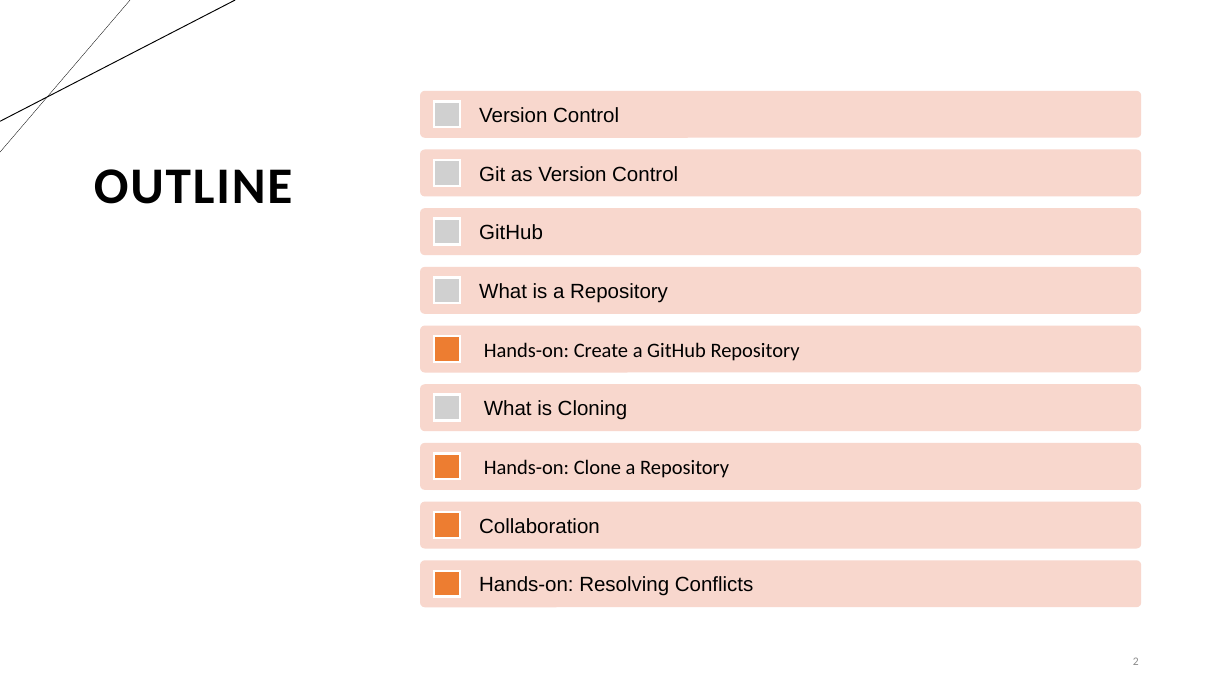
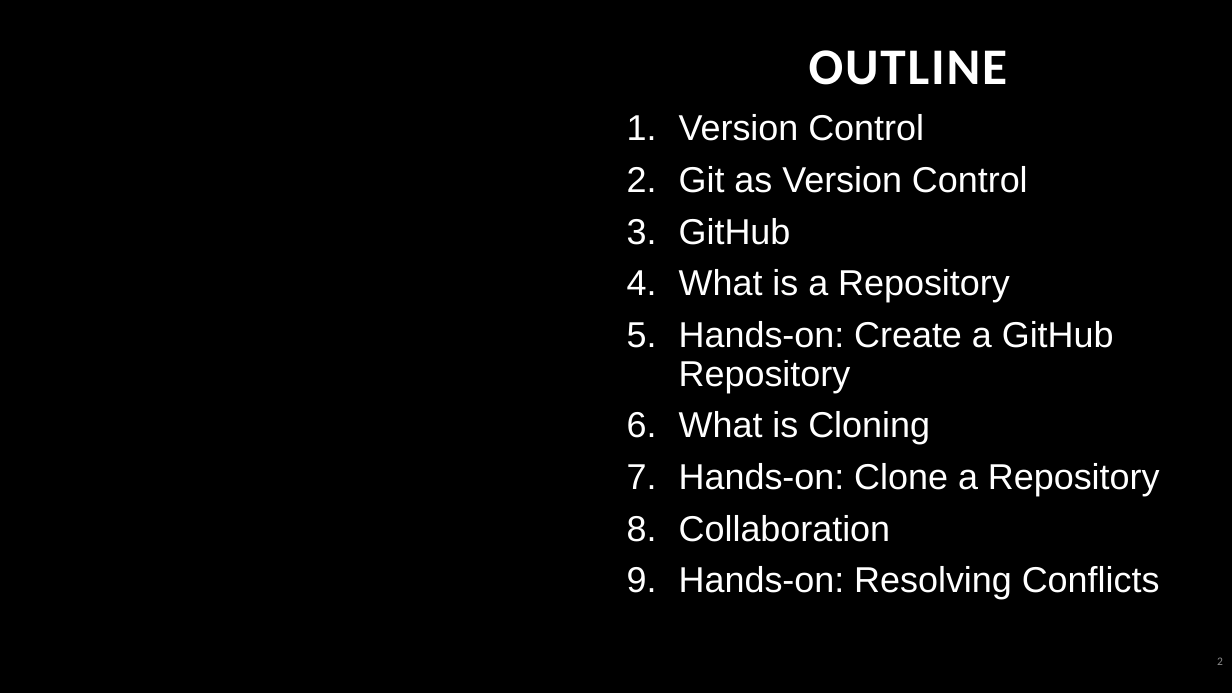
Before and after one commit to cassandra-hui/GitHub-Workshop, a slide deck: slide 2 of Day_1.pptx. Drawn at 1232x693 pixels with LibreOffice and Linux fonts; fonts in the diff are those of the drawing; grey boxes stand for pictures; background and template pictures are left out. Boxes give left, top, right and bottom in pixels: in the first picture for what was removed or moved away, otherwise in the second. Text is boxed around its words. In the diff, an @@ line names an element or a change of style, - is before the commit and + after.

Commit message:
Updating Slides

```diff
--- a/Day_1.pptx
+++ b/Day_1.pptx
@@ background #FFFFFF to #000000 @@
@@ line removed from (130, 0) to (0, 152) @@
@@ line removed from (236, 0) to (0, 121) @@
@@ title "OUTLINE" moved from (x1=94, y1=169, x2=293, y2=204) to (x1=809, y1=50, x2=1008, y2=85) @@
@@ title "OUTLINE" at (x1=809, y1=50, x2=1008, y2=85): text colour #000000 to #FFFFFF @@
@@ text added at (x1=679, y1=114, x2=1160, y2=599), 28 pt, text #FFFFFF @@
+1. Version Control
+2. Git as Version Control
+3. GitHub
+4. What is a Repository
+5. Hands-on: Create a GitHub Repository
+6. What is Cloning
+7. Hands-on: Clone a Repository
+8. Collaboration
+9. Hands-on: Resolving Conflicts
@@ group removed at (x1=421, y1=91, x2=1142, y2=607): 9 rounded rectangles, 9 texts, 5 pictures, 4 rectangles @@
-Version Control
-Git as Version Control
-GitHub
-What is a Repository
-Hands-on: Create a GitHub Repository
-What is Cloning
-Hands-on: Clone a Repository
-Collaboration
-Hands-on: Resolving Conflicts
@@ page number moved from (x1=1133, y1=657, x2=1139, y2=665) to (x1=1217, y1=657, x2=1223, y2=665) @@
```
Also in this commit, not shown: 14 other slides changed, 10 slides added, 2 slides removed, 5 other files.
